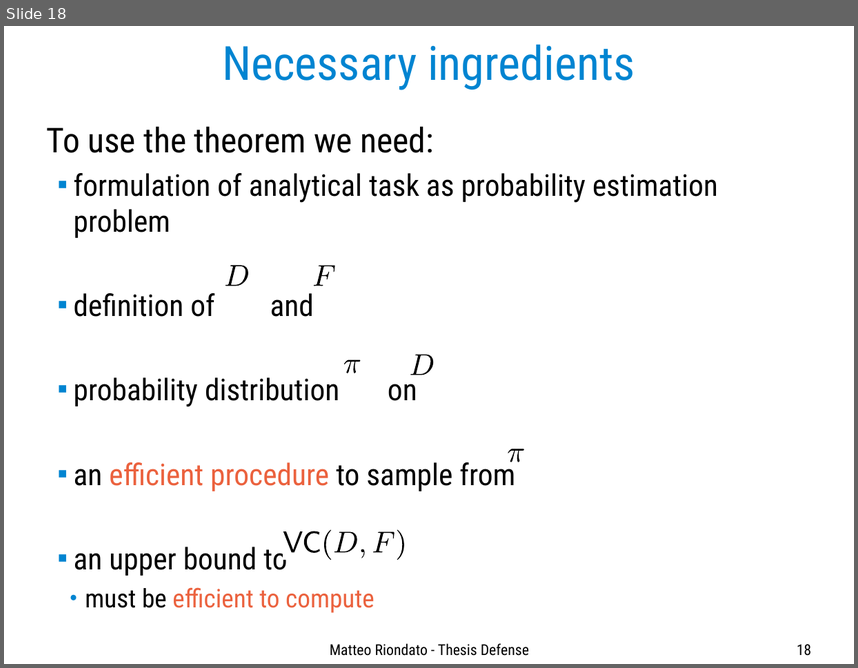
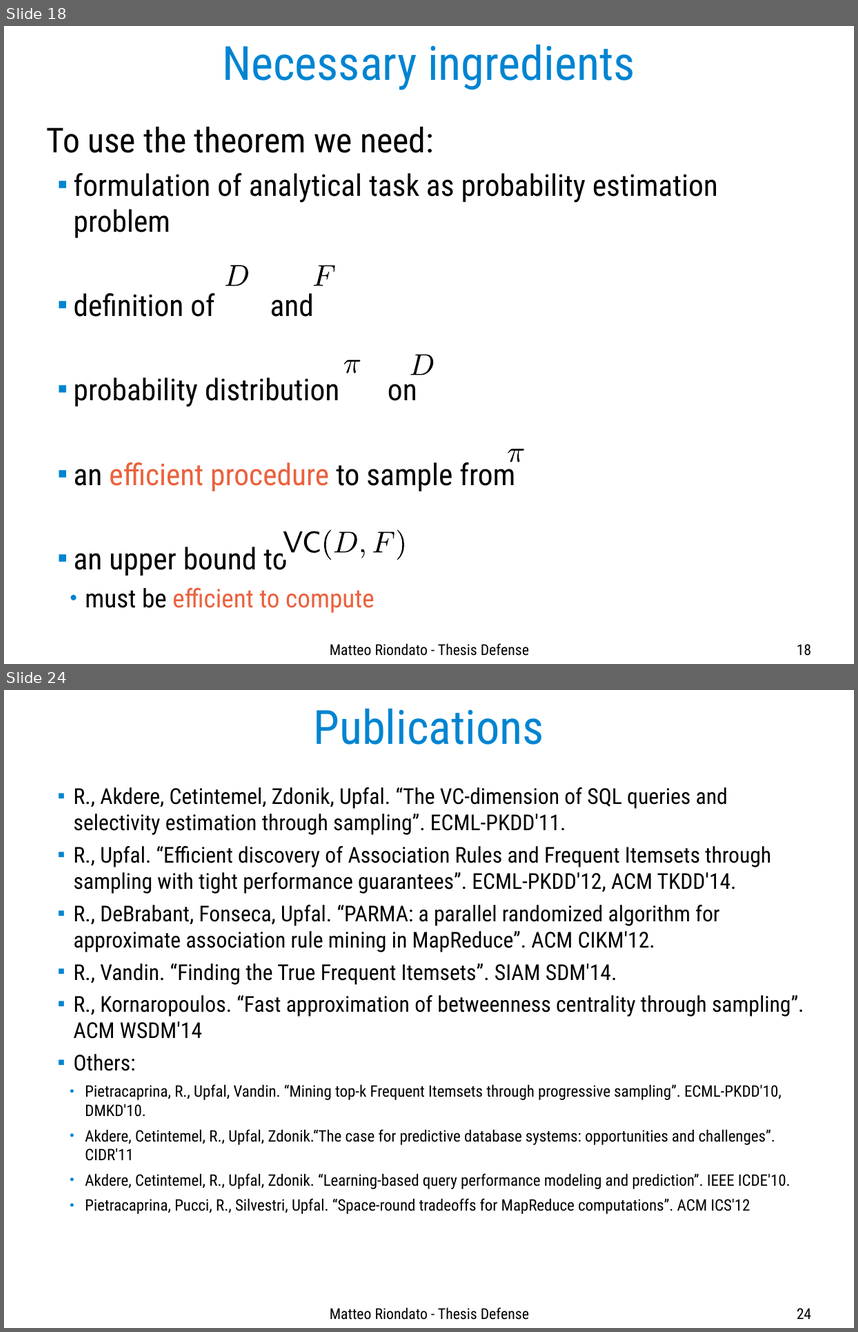
Before and after one commit to ZhizhongIsaacChen/dissertation, a slide deck: defense/Defense-talk.odp. Shown one above the other, each under a label of ours: slide 18 before the commit, slides 18 and 24 after it; the slides between them are not shown. The pictures are 858x668 and 858x1332 pixels, drawn with LibreOffice and Linux fonts; fonts in the diff are those of the drawing. Boxes give left, top, right and bottom in pixels: in the first picture for what was removed or moved away, otherwise in the second. Text is boxed around its words. In the diff, an @@ line names an element or a change of style, - is before the commit and + after.

```diff
--- a/defense/Defense-talk.odp
+++ b/defense/Defense-talk.odp
@@ slide 24 added at box(4, 690, 854, 1328), background #FFFFFF @@
@@ title added at box(314, 708, 544, 745), 44 pt, text #0084D1 @@
+Publications
@@ text added at box(74, 787, 804, 1214), 20.4 pt, text #000000 @@
+  ■ R., Akdere, Cetintemel, Zdonik, Upfal. “The VC-dimension of SQL queries and selectivity estimation through sampling”. ECML-PKDD'11.
+  ■ R., Upfal. “Efficient discovery of Association Rules and Frequent Itemsets through sampling with tight performance guarantees”. ECML-PKDD'12, ACM TKDD'14.
+  ■ R., DeBrabant, Fonseca, Upfal. “PARMA: a parallel randomized algorithm for approximate association rule mining in MapReduce”. ACM CIKM'12.
+  ■ R., Vandin. “Finding the True Frequent Itemsets”. SIAM SDM'14.
+  ■ R., Kornaropoulos. “Fast approximation of betweenness centrality through sampling”. ACM WSDM'14
+  ■ Others:
+    ● Pietracaprina, R., Upfal, Vandin. “Mining top-k Frequent Itemsets through progressive sampling”. ECML-PKDD'10, DMKD'10.
+    ● Akdere, Cetintemel, R., Upfal, Zdonik.“The case for predictive database systems: opportunities and challenges”. CIDR'11
+    ● Akdere, Cetintemel, R., Upfal, Zdonik. “Learning-based query performance modeling and prediction”. IEEE ICDE'10.
+    ● Pietracaprina, Pucci, R., Silvestri, Upfal. “Space-round tradeoffs for MapReduce computations”. ACM ICS'12
@@ text added at box(330, 1307, 529, 1319), 14 pt, text #000000 @@
+Matteo Riondato - Thesis Defense
@@ page number added at box(797, 1308, 811, 1319), 14 pt, text #000000 @@
+24
```
Also in this commit, not shown: 4 slides changed, 5 other slides added.
